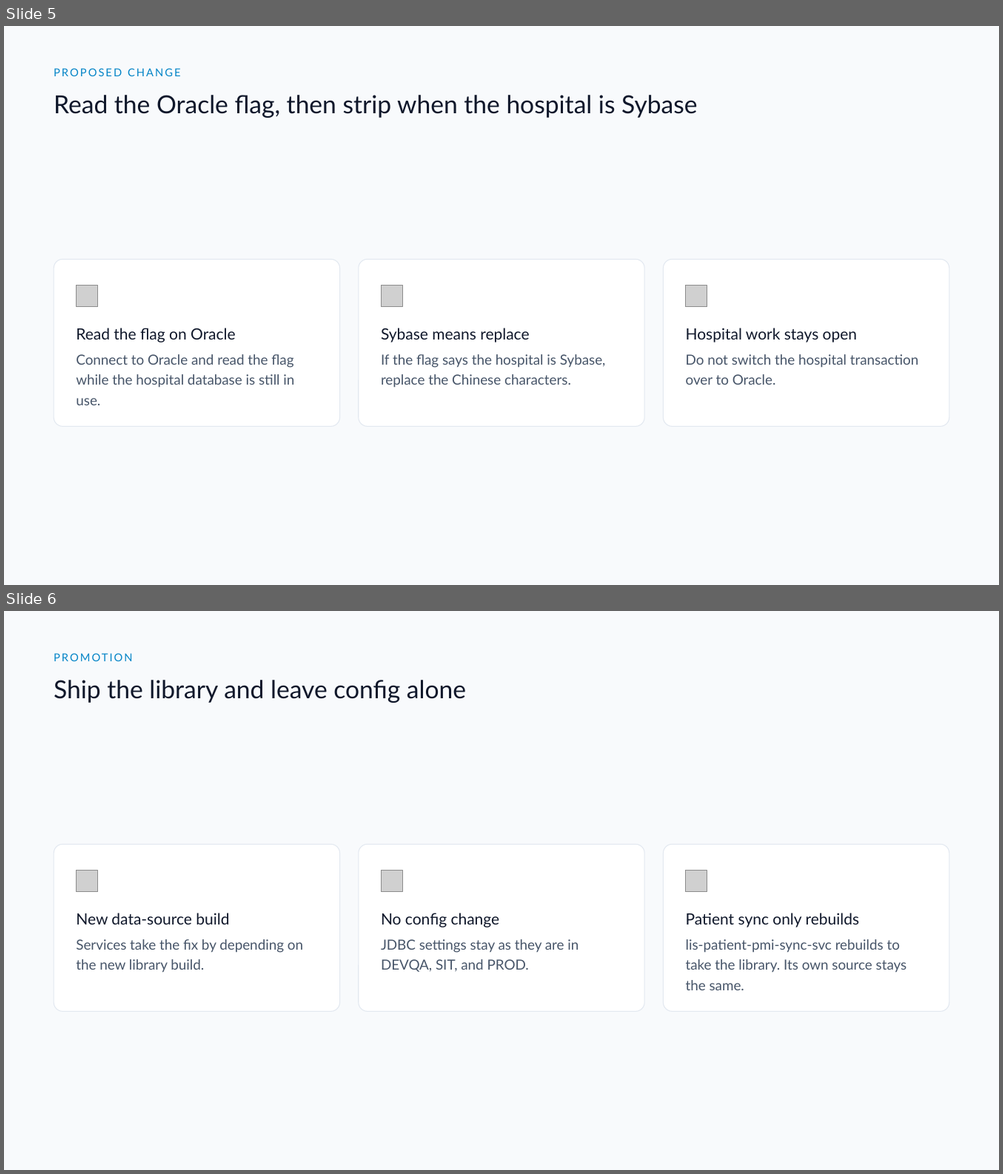
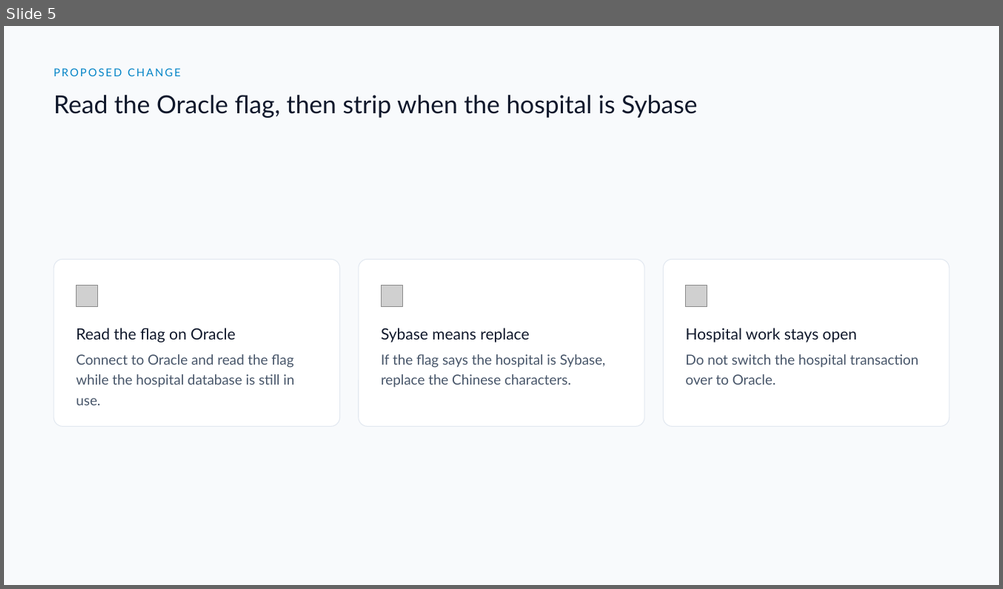
Before and after one commit to DragonChong/HA-Notes, a slide deck: SDLC/Projects/TMP-oracle-route-lookup — Oracle route lookup/assets/Oracle route lookup.pptx. Shown one above the other, each under a label of ours: slides 5 and 6 before the commit, slide 5 after it. The pictures are 1003x1174 and 1003x589 pixels, drawn with LibreOffice and Linux fonts; fonts in the diff are those of the drawing; grey boxes stand for pictures. Boxes give left, top, right and bottom in pixels: in the first picture for what was removed or moved away, otherwise in the second. Text is boxed around its words. In the diff, an @@ line names an element or a change of style, - is before the commit and + after.

```diff
--- a/SDLC/Projects/TMP-oracle-route-lookup — Oracle route lookup/assets/Oracle route lookup.pptx
+++ b/SDLC/Projects/TMP-oracle-route-lookup — Oracle route lookup/assets/Oracle route lookup.pptx
@@ slide 6 removed at (4, 611, 999, 1170), background #F8FAFC @@
@@ text removed at (54, 648, 949, 667) @@
-PROMOTION
@@ text removed at (54, 680, 466, 703) @@
-Ship the library and leave config alone
@@ rounded rectangle removed at (54, 845, 340, 1011) @@
@@ rounded rectangle removed at (358, 845, 644, 1011) @@
@@ rounded rectangle removed at (663, 845, 948, 1011) @@
@@ picture removed at (77, 871, 98, 892) @@
@@ picture removed at (381, 871, 402, 892) @@
@@ picture removed at (686, 871, 707, 892) @@
@@ text removed at (76, 913, 229, 925) @@
-New data-source build
@@ text removed at (381, 913, 500, 928) @@
-No config change
@@ text removed at (686, 913, 859, 928) @@
-Patient sync only rebuilds
@@ text removed at (76, 940, 303, 973) @@
-Services take the fix by depending on the new library build.
@@ text removed at (381, 940, 578, 972) @@
-JDBC settings stay as they are in DEVQA, SIT, and PROD.
@@ text removed at (686, 940, 907, 991) @@
-lis-patient-pmi-sync-svc rebuilds to take the library. Its own source stays the same.
```
Also in this commit, not shown: 1 slide changed, 1 slide added, 1 other slide removed, 5 other files.
